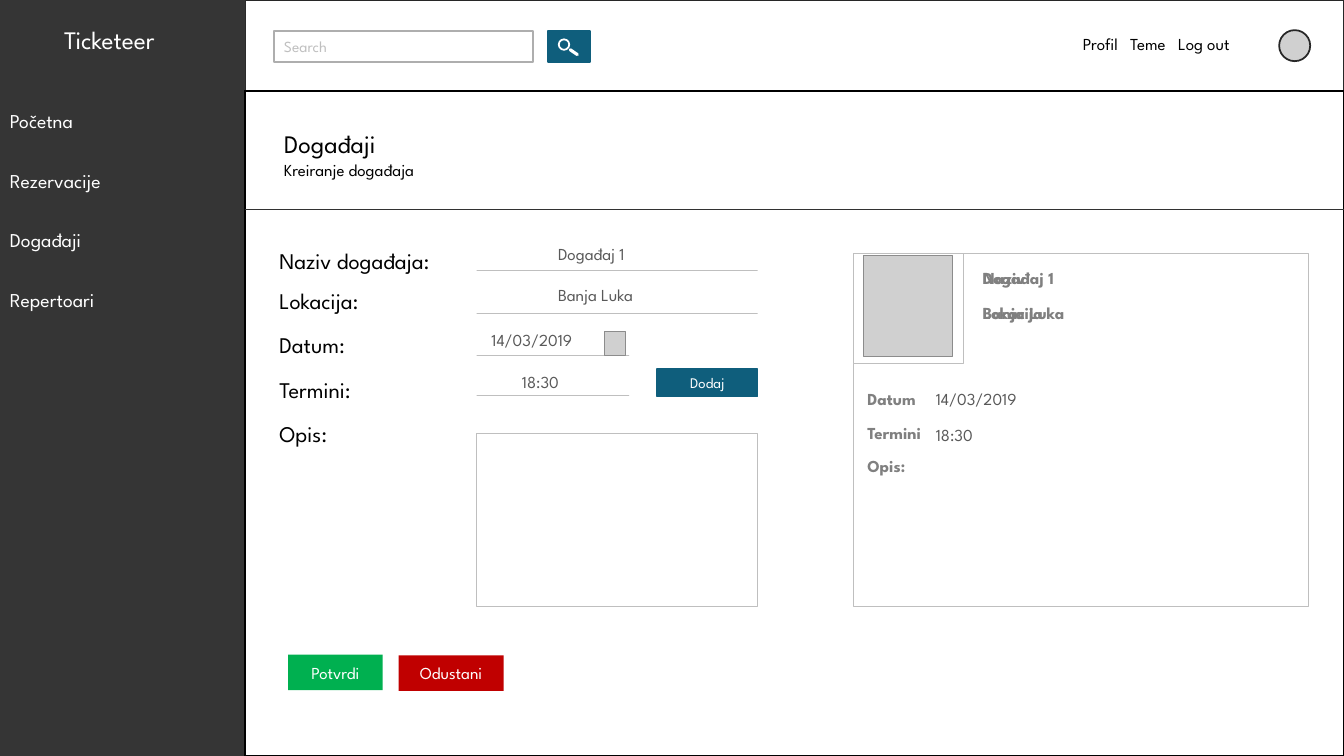
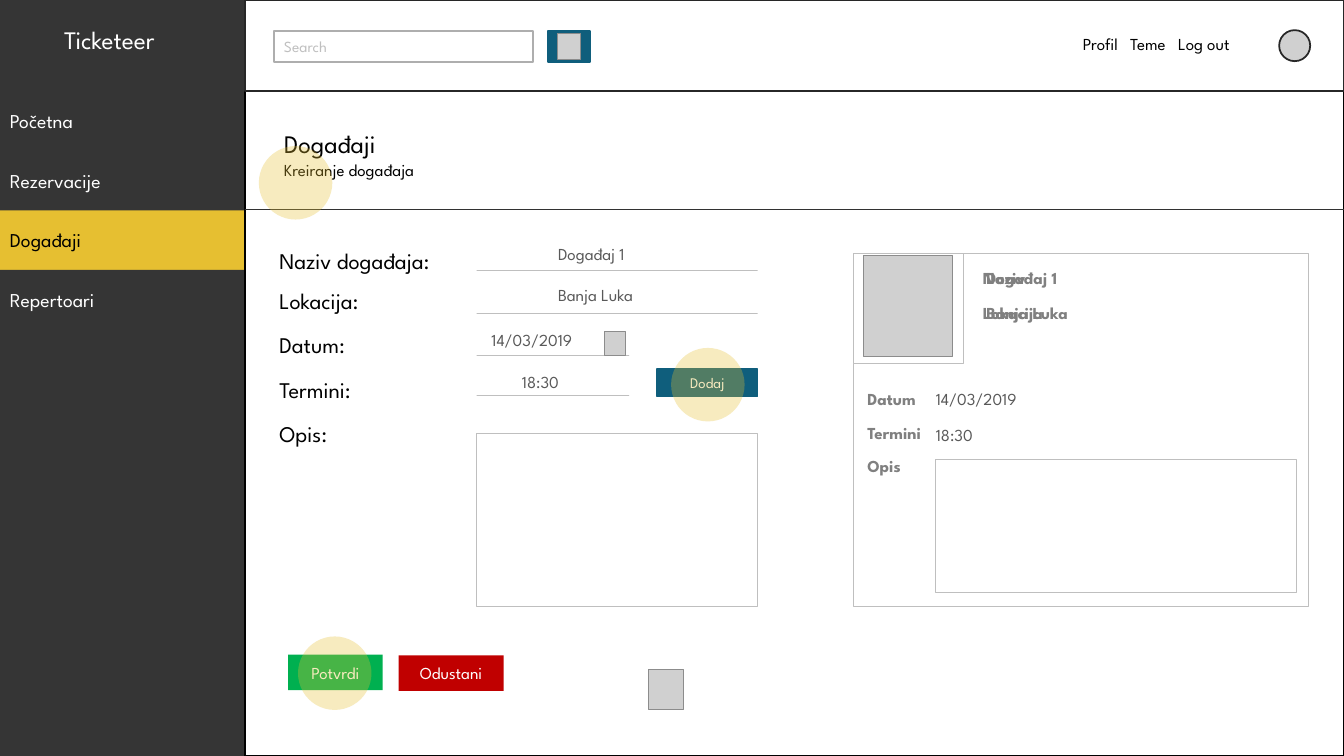
Before and after one commit to BNikola/ticketeer_old, a slide deck: slide 16 of Ticketeer.pptx. Drawn at 1344x756 pixels with LibreOffice and Linux fonts; fonts in the diff are those of the drawing; grey boxes stand for pictures; background and template pictures are left out. Boxes give left, top, right and bottom in pixels: in the first picture for what was removed or moved away, otherwise in the second. Text is boxed around its words. In the diff, an @@ line names an element or a change of style, - is before the commit and + after.

```diff
--- a/Ticketeer.pptx
+++ b/Ticketeer.pptx
@@ picture added at (558, 33, 581, 59) @@
@@ ellipse removed at (559, 39, 569, 49) @@
@@ line removed from (571, 49) to (578, 54) @@
@@ ellipse added at (259, 146, 333, 220), fill #E6BF31 at 31% opacity @@
@@ rectangle "Događaji" at (0, 211, 245, 270): text colour #FFFFFF to #000000; fill none to #E6BF31 @@
@@ text "Događaj 1": place and size @@
-text "Događaj 1" at (983, 272, 1053, 288)
+text "Događaj 1" at (986, 272, 1057, 288)
@@ 3 rectangles: place and size @@
-3 rectangles at (10, 175, 101, 311)
+3 rectangles at (0, 151, 245, 330)
@@ text "Banja Luka": place and size @@
-text "Banja Luka" at (983, 307, 1064, 323)
+text "Banja Luka" at (986, 307, 1068, 323)
@@ ellipse added at (671, 348, 745, 421), fill #E6BF31 at 31% opacity @@
@@ text at (867, 461, 900, 476): text changed @@
-Opis:
+Opis
@@ rectangle added at (935, 459, 1296, 593), fill #FFFFFF, outline #BFBFBF 0.25 pt @@
@@ ellipse added at (298, 636, 372, 710), fill #E6BF31 at 31% opacity @@
@@ picture added at (648, 670, 684, 710) @@
```
Also in this commit, not shown: 5 other slides changed, 3 slides added, 4 slides removed, 22 other files.
